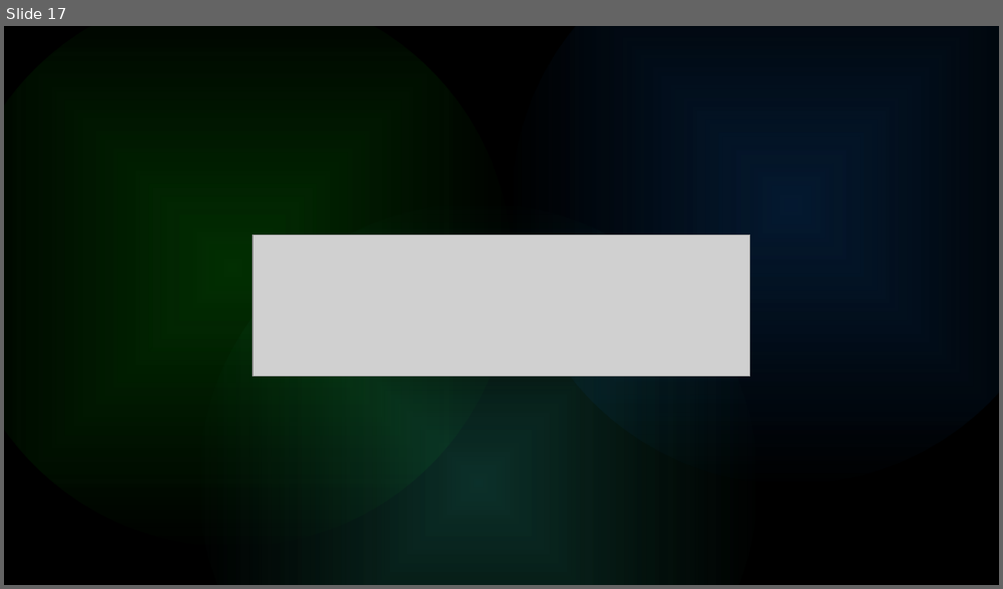
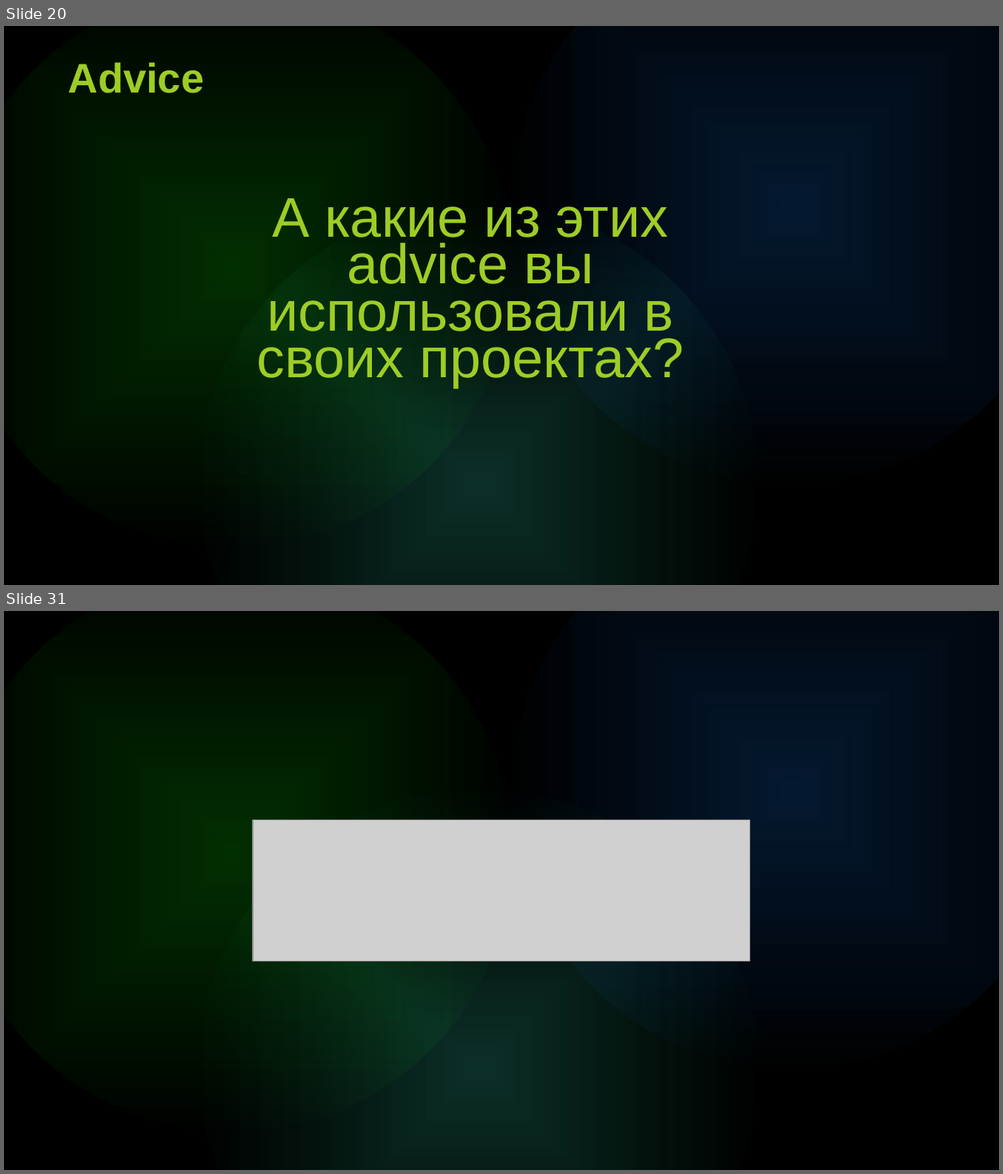
Before and after one commit to i-gabdrahmanov/lectures, a slide deck: Aop for school 21/AOP.pptx. Shown one above the other, each under a label of ours: slide 17 before the commit, slides 20 and 31 after it; the slides between them are not shown. The pictures are 1003x589 and 1003x1174 pixels, drawn with LibreOffice and Linux fonts; fonts in the diff are those of the drawing; grey boxes stand for pictures. Boxes give left, top, right and bottom in pixels: in the first picture for what was removed or moved away, otherwise in the second. Text is boxed around its words. In the diff, an @@ line names an element or a change of style, - is before the commit and + after.

```diff
--- a/Aop for school 21/AOP.pptx
+++ b/Aop for school 21/AOP.pptx
@@ slide 20 added at [4, 26, 999, 585], background #000000; not listed: 3 template elements that a slide beside it also shows @@
@@ text added at [68, 62, 204, 93], 40 pt, text gradient #34E234 to #9DCD25 to #F2E800 to #00A4E0 to #0086D0, bold @@
+Advice
@@ text added at [257, 198, 684, 388], 54 pt, text gradient #34E234 to #9DCD25 to #F2E800 to #00A4E0 to #0086D0 @@
+А какие из этих advice вы использовали в своих проектах?
@@ what was slide 17 is now slide 31 @@
```
Also in this commit, not shown: 28 other slides added, 15 slides removed, 3 other files.
